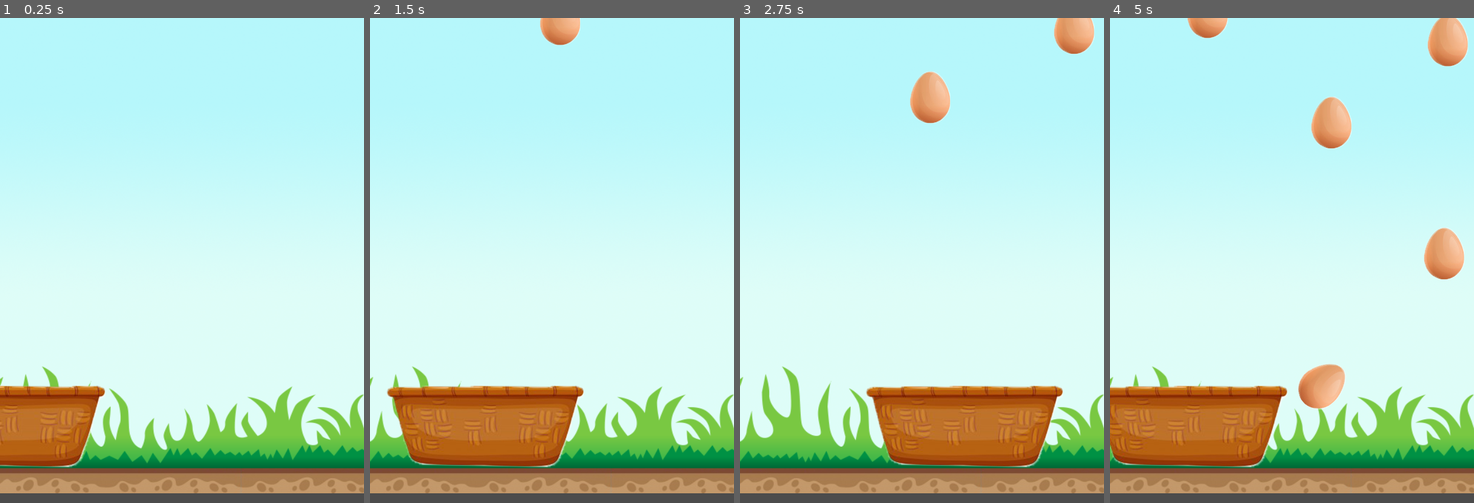
Above: before the commit, frames 1-4 (left to right).
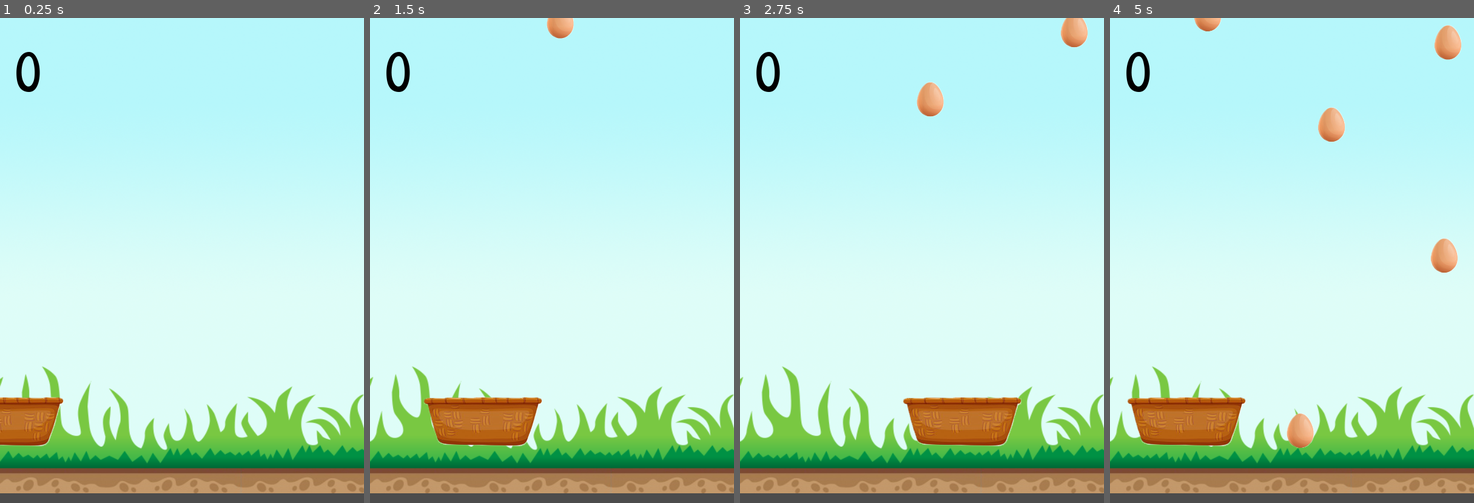
Above: after the commit, the same moments.

Repository: sitechbr/codologia.godot
Game: Godot game, scene res://object/Main.tscn
The game is run twice, just before and just after one commit, with the same random seed, the same clock (stepped at 60 frames per second) and the same inputs.
Inputs (mouse positions are in pixels of both pictures, inside the frame that each line leads up to):
- Up to frame 1 (0.25 s): no input
- Up to frame 2 (1.5 s): tap Enter at 0.5 s; move the mouse to (632, 236) at 0.52 s; move the mouse to (479, 284) at 1.27 s
- Up to frame 3 (2.75 s): move the mouse to (958, 153) at 2.02 s
- Up to frame 4 (5 s): move the mouse to (1273, 357) at 2.77 s; move the mouse to (1401, 333) at 3.52 s; move the mouse to (1182, 187) at 4.27 s

The runs differ from the first frame. In frame 1, 3.6% of the frame differs, in the area x 0-29%, y 7-93%; in frame 2, 6.6%; in frame 3, 7.3%; in frame 4, 9.2%, in the area x 0-99%, y 0-93%.

Commit message:
first lesson

Diff:
--- a/1/first_lesson/object/Basket.tscn
+++ b/1/first_lesson/object/Basket.tscn
@@ -10,8 +10,9 @@
 script = ExtResource( 2 )
 
 [node name="Basket" type="Sprite" parent="."]
-position = Vector2( 21, -4 )
+position = Vector2( -1, -2 )
 texture = ExtResource( 1 )
+offset = Vector2( 22, -2 )
 
 [node name="Area2D" type="Area2D" parent="."]
 
@@ -19,7 +20,7 @@
 position = Vector2( 22, 108 )
 shape = SubResource( 1 )
 
-[node name="CollisionPolygon2D" type="CollisionPolygon2D" parent="."]
+[node name="Collision" type="CollisionPolygon2D" parent="."]
 polygon = PoolVector2Array( 249, 160, 340, -83, 283, -84, 201, 115, -173, 118, -237, -96, -302, -91, -229, 155 )
 
 [connection signal="body_entered" from="Area2D" to="." method="_on_Area2D_body_entered"]
--- a/1/first_lesson/object/Egg.tscn
+++ b/1/first_lesson/object/Egg.tscn
@@ -1,10 +1,11 @@
-[gd_scene load_steps=4 format=2]
+[gd_scene load_steps=5 format=2]
 
 [ext_resource path="res://resources/Egg.png" type="Texture" id=1]
 [ext_resource path="res://script/Egg.gd" type="Script" id=2]
+[ext_resource path="res://resources/Brokenegg.png" type="Texture" id=3]
 
-[sub_resource type="CapsuleShape2D" id=1]
-radius = 119.0
+[sub_resource type="RectangleShape2D" id=2]
+extents = Vector2( 260.556, 10 )
 
 [node name="Egg" type="RigidBody2D" groups=["eggs"]]
 contacts_reported = 1
@@ -12,11 +13,21 @@
 script = ExtResource( 2 )
 
 [node name="Egg" type="Sprite" parent="."]
-scale = Vector2( 0.3, 0.3 )
+scale = Vector2( 0.2, 0.2 )
 texture = ExtResource( 1 )
 
-[node name="CollisionShape2D" type="CollisionShape2D" parent="."]
-scale = Vector2( 0.3, 0.3 )
-shape = SubResource( 1 )
+[node name="Brokenegg" type="Sprite" parent="."]
+visible = false
+position = Vector2( -4, -14 )
+scale = Vector2( 0.2, 0.2 )
+texture = ExtResource( 3 )
+
+[node name="Timer" type="Timer" parent="."]
+
+[node name="CollisionRectangle" type="CollisionShape2D" parent="."]
+position = Vector2( 0.999992, 3.57628e-07 )
+scale = Vector2( 0.09, 0.09 )
+shape = SubResource( 2 )
 
 [connection signal="body_entered" from="." to="." method="_on_Egg_body_entered"]
+[connection signal="timeout" from="Timer" to="." method="_on_Timer_timeout"]
--- a/1/first_lesson/object/Main.tscn
+++ b/1/first_lesson/object/Main.tscn
@@ -1,9 +1,10 @@
-[gd_scene load_steps=6 format=2]
+[gd_scene load_steps=7 format=2]
 
 [ext_resource path="res://object/Basket.tscn" type="PackedScene" id=1]
 [ext_resource path="res://object/Egg.tscn" type="PackedScene" id=2]
 [ext_resource path="res://object/spawner.tscn" type="PackedScene" id=3]
 [ext_resource path="res://resources/background.png" type="Texture" id=4]
+[ext_resource path="res://resources/font.tres" type="DynamicFont" id=5]
 
 [sub_resource type="RectangleShape2D" id=1]
 extents = Vector2( 241.907, 18.3364 )
@@ -16,6 +17,7 @@
 texture = ExtResource( 4 )
 
 [node name="bg" type="StaticBody2D" parent="Background"]
+position = Vector2( 0, 18.5814 )
 
 [node name="CollisionShape2D" type="CollisionShape2D" parent="Background/bg"]
 position = Vector2( -40.4259, 314.795 )
@@ -24,9 +26,27 @@
 [node name="Camera2D" type="Camera2D" parent="."]
 position = Vector2( 306, 394 )
 
+[node name="spawner" parent="." instance=ExtResource( 3 )]
+egg = ExtResource( 2 )
+
 [node name="Basket" parent="." instance=ExtResource( 1 )]
 position = Vector2( 275, 654 )
-scale = Vector2( 0.5, 0.5 )
+scale = Vector2( 0.3, 0.3 )
+z_index = 1
 
-[node name="spawner" parent="." instance=ExtResource( 3 )]
-egg = ExtResource( 2 )
+[node name="scorecounter" type="Node" parent="."]
+
+[node name="UI" type="CanvasLayer" parent="scorecounter"]
+
+[node name="Control" type="Control" parent="scorecounter/UI"]
+margin_right = 40.0
+margin_bottom = 40.0
+
+[node name="Label" type="Label" parent="scorecounter/UI/Control"]
+margin_left = 24.0
+margin_top = 17.0
+margin_right = 64.0
+margin_bottom = 39.0
+custom_colors/font_color = Color( 0, 0, 0, 1 )
+custom_fonts/font = ExtResource( 5 )
+text = "1"
--- /dev/null
+++ b/1/first_lesson/resources/font.tres
@@ -0,0 +1,7 @@
+[gd_resource type="DynamicFont" load_steps=2 format=2]
+
+[ext_resource path="res://resources/PatrickHand-Regular.ttf" type="DynamicFontData" id=1]
+
+[resource]
+size = 100
+font_data = ExtResource( 1 )
--- a/1/first_lesson/script/Basket.gd
+++ b/1/first_lesson/script/Basket.gd
@@ -1,6 +1,6 @@
 extends KinematicBody2D
 
-
+var score =0
 
 func _ready():
 	pass # Replace with function body.
@@ -14,6 +14,8 @@
 	var this_pos = get_position()
 	this_pos.x = mouse_pos.x
 	set_position(this_pos)
+	var LabelNode = get_parent().get_node("scorecounter/UI/Control/Label")
+	LabelNode.text = str(score)
 
 
 
@@ -21,3 +23,4 @@
 	if(body.is_in_group("eggs")):
 		print("dropped inside")
 		body.queue_free()
+		score+=1
--- a/1/first_lesson/script/Egg.gd
+++ b/1/first_lesson/script/Egg.gd
@@ -5,10 +5,10 @@
 # var a = 2
 # var b = "text"
 
-
+onready var delete = $Timer
 # Called when the node enters the scene tree for the first time.
 func _ready():
-	pass # Replace with function body.
+	delete.wait_time = 3
 
 
 # Called every frame. 'delta' is the elapsed time since the previous frame.
@@ -17,6 +17,13 @@
 
 
 func _on_Egg_body_entered(body):
-	print(body.get_name())
-	if (body.get_name()=='gd'):
-		queue_free()
+	#print(body.get_name())
+	if (body.get_name()=='bg'):
+		#print('bis')
+		$Egg.visible = false
+		$Brokenegg.visible=true
+		delete.start()
+
+
+func _on_Timer_timeout():
+	queue_free() # Replace with function body.
Binary file added: 1/first_lesson/resources/PatrickHand-Regular.ttf
Not shown, added: 4 урок/~$4 урок.docx
